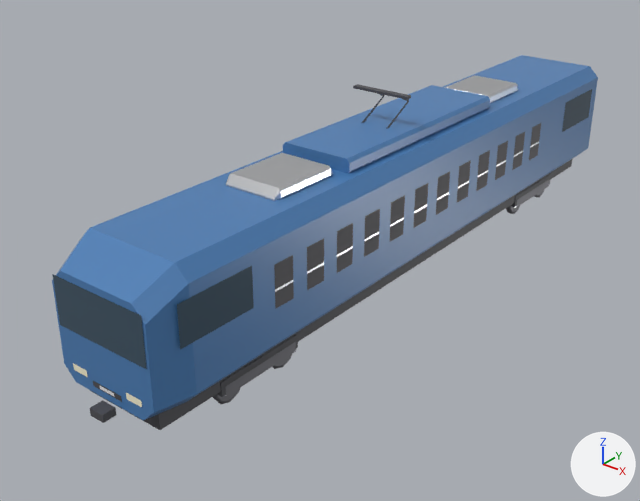
Renders of the FBX model unity/Assets/Models/Props/381.fbx from each side of a commit.
Before and after are seen from a 50 mm camera at (11.38, -17.05, 10.39) aimed at (-0.91, -1.69, 0.86). Arrows for +X, +Y and +Z are at lower right; the lights stay in place. The picture after the commit comes second. Where no turn or scale is listed for an object, it has been applied to the vertices.

Before the edit, the objects in view are built like this:
```python
me_381 = bpy.data.meshes.new('381')
me_381.from_pydata(...)  # 768 vertices, 381 faces; spans x -1.4..1.4, y -9.3..9.3, z 0.0..4.8
# faces by material slot: [66, 38, 6, 85, 2, 2, 2, 180]
me_381.materials.append(mat_prop_trim)  # dark grey #4d4d52
me_381.materials.append(mat_prop_body_blue)  # blue #4b7eb6
me_381.materials.append(mat_prop_glass)  # dark blue #3c5263
me_381.materials.append(mat_prop_rim)  # light grey #dddee1
me_381.materials.append(mat_prop_headlight)  # pale yellow #fff9dd
me_381.materials.append(mat_prop_taillight)  # red #dd3f3f
me_381.materials.append(mat_prop_body_white)  # white #ecedef
me_381.materials.append(mat_prop_trainwheel)  # grey #7c7c81
ob_381 = bpy.data.objects.new('381', me_381)
ob_381.location = (0.0, 0.0, 0.0)
```
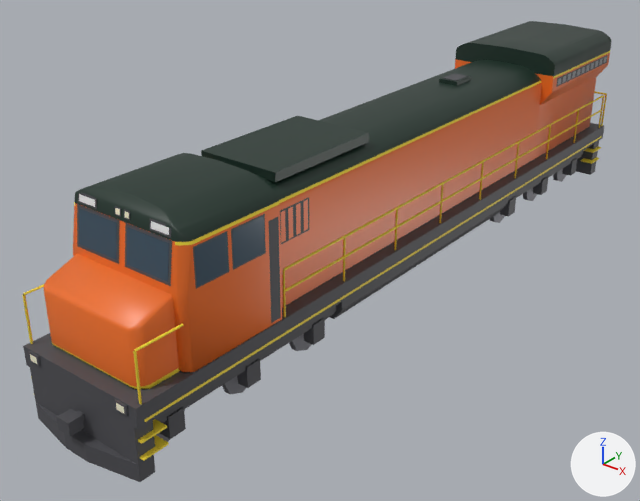
Where the change shows, as pixel boxes (x1, y1, x2, y2) in the pictures (640 x 501 px; the box of a moved part takes in the faces that stretch with it):
'381', reshaped (8% wider, 23% taller): before (52, 55, 598, 430); after (22, 21, 611, 482)
part 1 of me_381, added: after (23, 123, 604, 430)
part 2 of me_381, moved or reshaped: before (73, 363, 88, 377); after (78, 191, 97, 209)
part 3 of me_381, moved or reshaped: before (126, 393, 142, 407); after (149, 218, 172, 238)
part 4 of me_381, added: after (28, 351, 41, 366)
part 5 of me_381, moved or reshaped: before (100, 386, 114, 396); after (30, 354, 37, 364)
part 6 of me_381, added: after (114, 399, 128, 416)
part 7 of me_381, moved or reshaped (not visible afterwards): before (90, 400, 116, 423)
part 8 of me_381, added: after (201, 116, 369, 182)
part 9 of me_381, added: after (439, 73, 471, 86)
part 10 of me_381, added: after (443, 73, 468, 81)
part 11 of me_381, rebuilt: before (52, 55, 598, 420); after (73, 21, 611, 372)
part 12 of me_381, rebuilt: before (90, 159, 572, 430); after (330, 199, 506, 319)
part 13 of me_381, deleted: before (93, 75, 592, 402)
part 14 of me_381, built on (mostly hidden before): before (53, 174, 551, 404); after (22, 55, 608, 482)

The change, as a diff of the scene's bpy script:
```diff
--- a/unity/Assets/Models/Props/381.fbx.py
+++ b/unity/Assets/Models/Props/381.fbx.py
@@ me_381 @@
-me_381.from_pydata(...)  # 768 vertices, 381 faces; spans x -1.4..1.4, y -9.3..9.3, z 0.0..4.8
+me_381.from_pydata(...)  # 1265 vertices, 863 faces; spans x -1.6..1.6, y -10.0..10.0, z 0.0..4.7
+# me_381 part 1: a new loose piece, a box spanning x -1.55..1.55, y -9.6..9.6, z 1.3..1.72, in mat_prop_trim (dark grey #4d4d52)
+# me_381 part 2: the loose piece of 4 vertices spanning x -1.0..-0.5, y -9.0, z 1.1..1.3 is moved by (-0.2, 0.8, 3.1), in mat_prop_trim (dark grey #4d4d52)
+# me_381 part 3: the loose piece of 4 vertices spanning x 0.5..1.0, y -9.0, z 1.1..1.3 is moved by (0.2, 0.8, 3.1), in mat_prop_trim (dark grey #4d4d52)
+# me_381 part 4: a new loose piece, a box spanning x -1.34..-1.06, y -9.64..-9.54, z 1.5..1.7, in mat_prop_trim (dark grey #4d4d52)
+# me_381 part 5: the loose piece of 4 vertices spanning x -0.2..0.2, y -9.0, z 1.0..1.1 is moved by (-1.2, -0.6, 0.5), in mat_prop_headlight (pale yellow #fff9dd)
+# me_381 part 6: a new loose piece, a box spanning x 1.06..1.34, y -9.64..-9.54, z 1.5..1.7, in mat_prop_trim (dark grey #4d4d52)
+# me_381 part 7: the loose piece of 8 vertices spanning x -0.2..0.2, y -9.3..-9.0, z 0.6..0.8 is turned -90 degrees about the z axis through its middle and scaled by 0.216, then moved by (0.1, 18.5, 3.7)
+# me_381 part 8: a new loose piece, a box spanning x -0.98..0.98, y -5.4..-2.4, z 4.26..4.46, in mat_prop_frusgreen (dark green #193027)
+# me_381 part 9: a new loose piece, a box spanning x -0.26..0.26, y 2.4..3.1, z 4.27..4.42, in mat_prop_frusgreen (dark green #193027)
+# me_381 part 10: a new loose piece, a box spanning x -0.2..0.2, y 2.46..3.04, z 4.42..4.435, in mat_prop_trim (dark grey #4d4d52)
+# me_381 part 11: the loose piece of 32 vertices spanning x -1.4..1.4, y -9.0..9.0, z 0.9..3.7 is rebuilt with 206 vertices and now spans x -1.5..1.5, y -8.4..9.3, z 1.7..4.7
+# me_381 part 12: the loose piece of 8 vertices spanning x -1.0..1.0, y -8.7..8.7, z 0.5..0.9 is rebuilt with 12 vertices and now spans x -1.3..1.3, y -3.7..3.7, z 0.6..1.3
+# me_381 part 13: 72 loose pieces with 388 vertices, spanning x -1.4..1.4, y -9.0..9.0, z 0.2..4.8, are deleted
+# me_381 part 14: 4 vertices moved within x -0.9..0.9, y -6.8..6.8, z 0.1; 284 vertices removed from x -1.2..1.2, y -9.0..7.2, z 0.0..3.1; 927 vertices added at x -1.5..1.6, y -10.0..10.0, z 0.0..4.4
+# other edits to the shape of me_381 do not show in these pictures
 me_381.materials.append(mat_prop_trim)
-me_381.materials.append(mat_prop_body_blue)  # blue #4b7eb6
 me_381.materials.append(mat_prop_glass)
-me_381.materials.append(mat_prop_rim)  # light grey #dddee1
 me_381.materials.append(mat_prop_headlight)
-me_381.materials.append(mat_prop_taillight)  # red #dd3f3f
-me_381.materials.append(mat_prop_body_white)  # white #ecedef
 me_381.materials.append(mat_prop_trainwheel)
+me_381.materials.append(mat_bd_yellow)  # yellow #f9dd38
+me_381.materials.append(mat_prop_frusorange)  # orange #ef6f24
+me_381.materials.append(mat_prop_frusgreen)  # dark green #193027
+me_381.materials.append(mat_prop_shinkwhite)  # white #f3f5f6
+me_381.materials.append(mat_prop_freightdeck)  # grey #95979b
```
